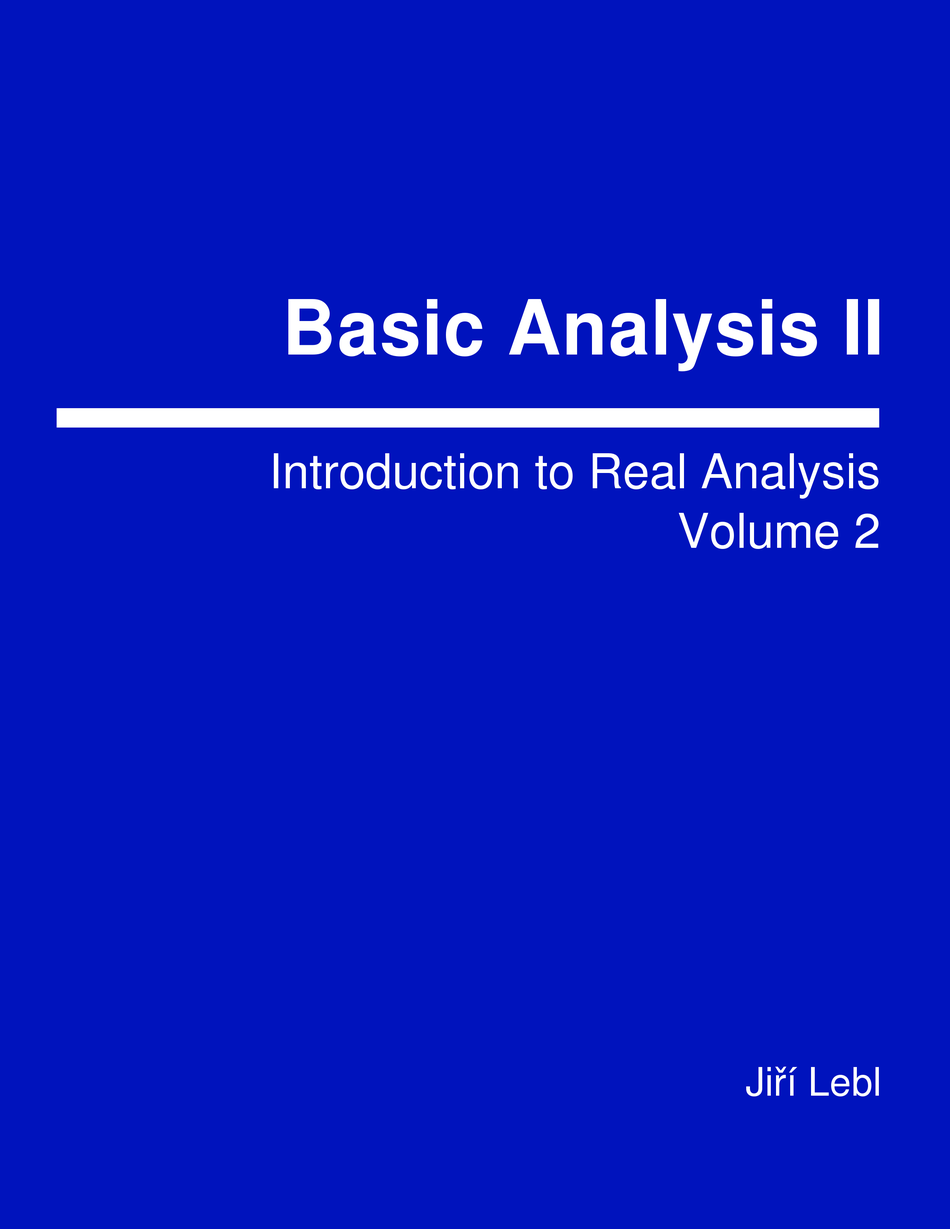
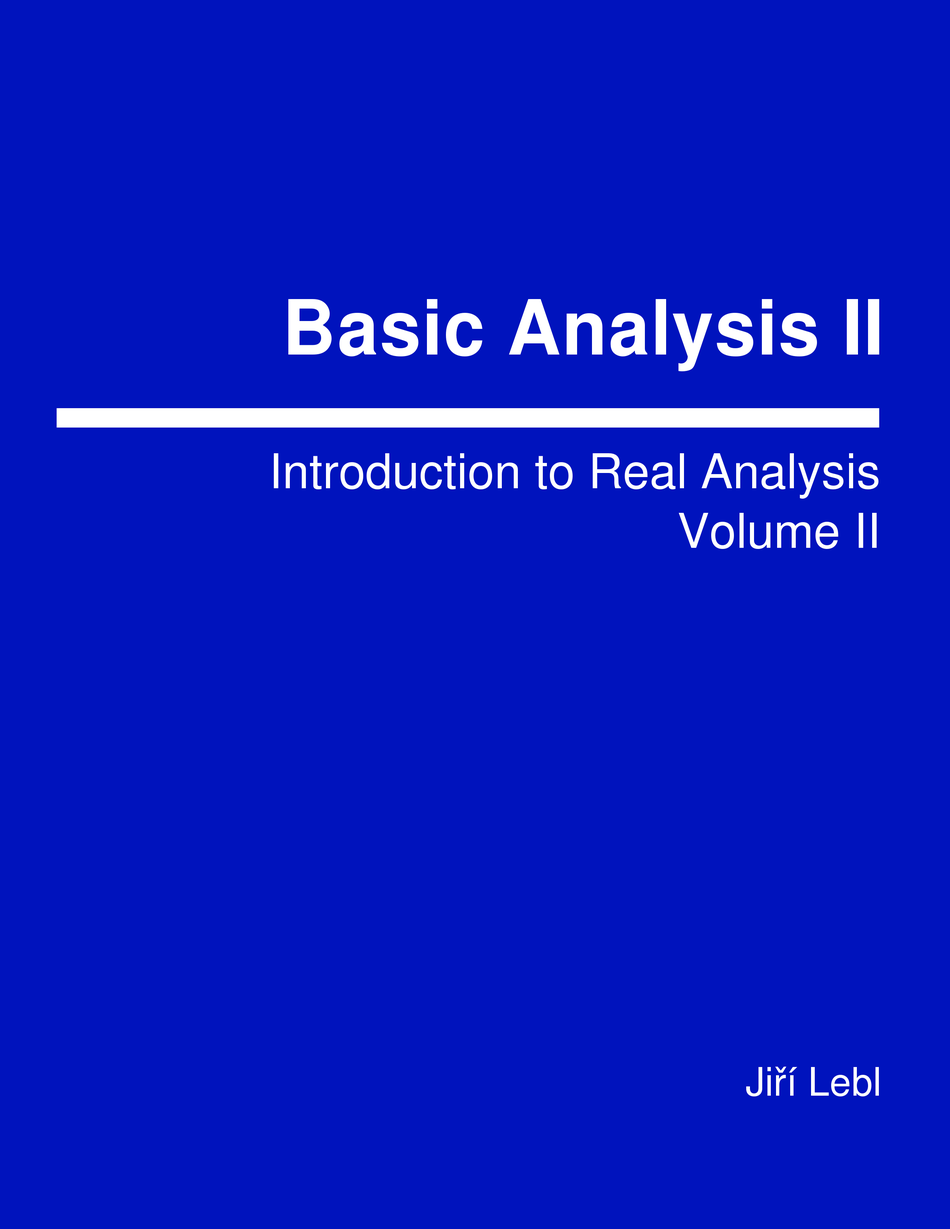
Revision of a layered (950, 1229) image; what changed, layer by layer:
painted on "Introduction to Real Analysis ..." over (855, 512, 879, 548)
